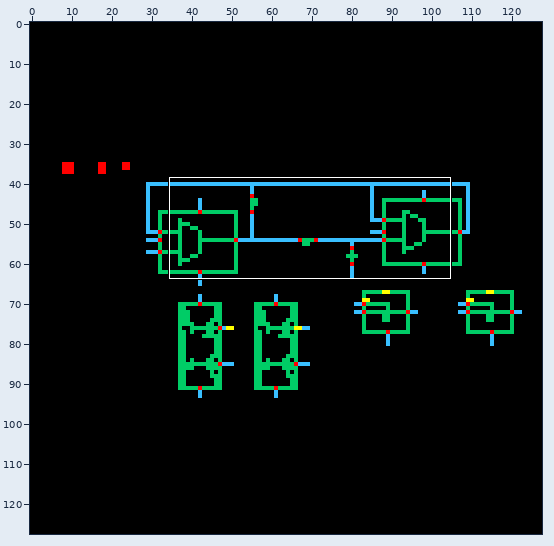
Two states of a sprite sheet, span_ion/peak_detector_basic1/schematic/thumbnail_128x128.png. The picture above shows the old version from afar; the outline marks the close-up.
Close-up. The starting point:
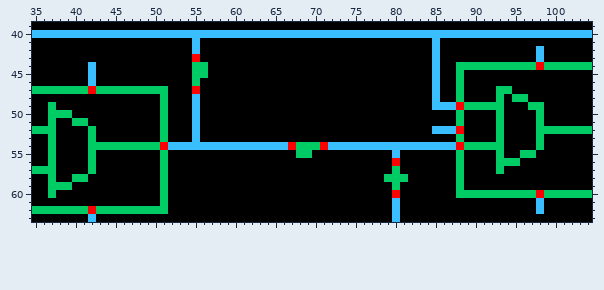
The file is 128x128 pixels. Shown: x 35..104, y 39..63.
Once edited:
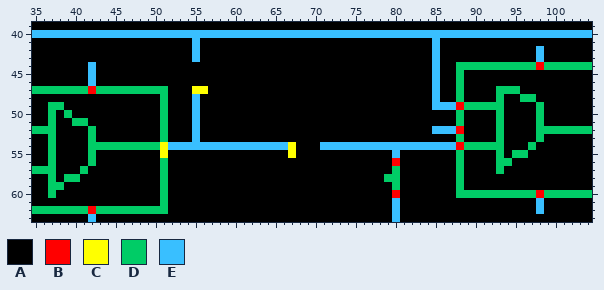
Palette (. is transparent): A #000000  B #ff0000  C #ffff00  D #00cc66  E #39bfff
Difference:
Changed rows in their new state; - is an unchanged pixel.
first column x 38:
43 -----------------E------------------------------------------
44 -----------------AA-----------------------------------------
45 -----------------AA-----------------------------------------
46 -----------------A------------------------------------------
47 -----------------CC--------------------------------------D--
48 ---------------------------------------------------------A-D
49 D----------------------------------------------------------A
50 A-----------------------------------------------------------
first column x 39:
54 ------------C---------------CAAAE-------------------------DA
55 ------------C---------------CAA-------------------------D-A-
56 --------------------------------------------------------A---
57 --DA--------------------------------------------------------
58 D-A---------------------------------------A-----------------
59 A-----------------------------------------------------------
Where, in picture pixels (left, top, right, bottom), the same in both close-ups:
changed: (192, 54, 208, 94)
changed: (512, 86, 536, 110)
changed: (56, 102, 64, 118)
changed: (160, 142, 168, 158)
changed: (288, 142, 328, 158)
changed: (512, 142, 544, 166)
changed: (64, 166, 96, 190)
changed: (400, 174, 408, 182)
